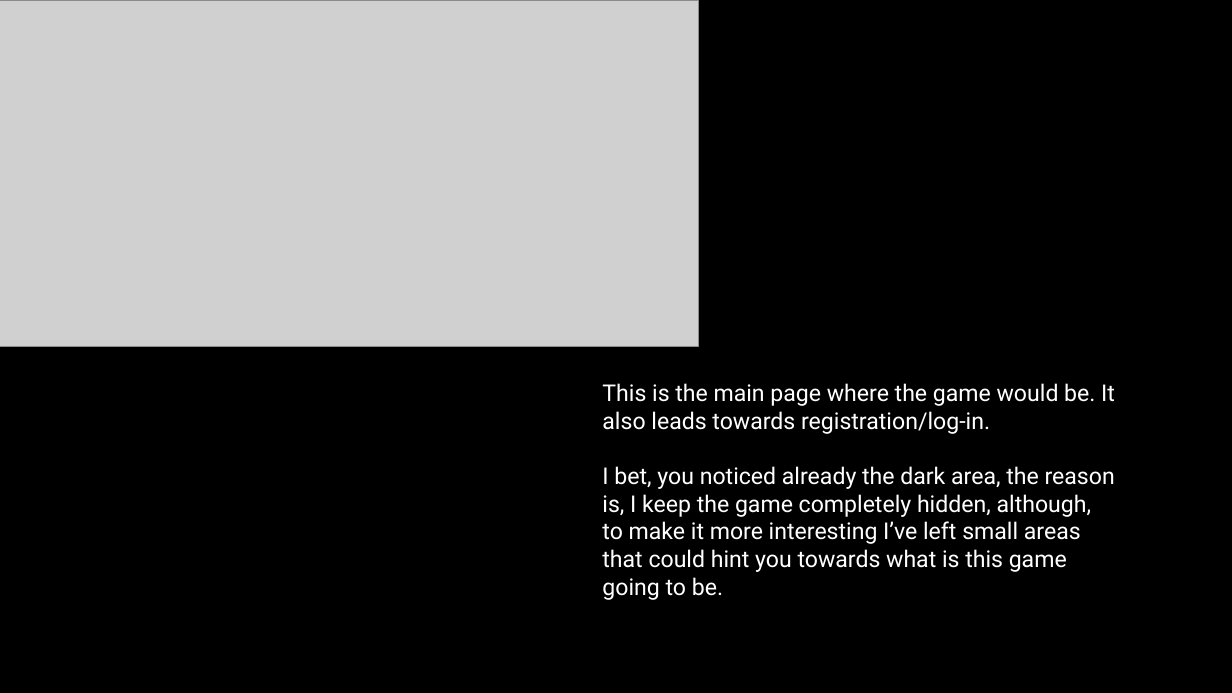
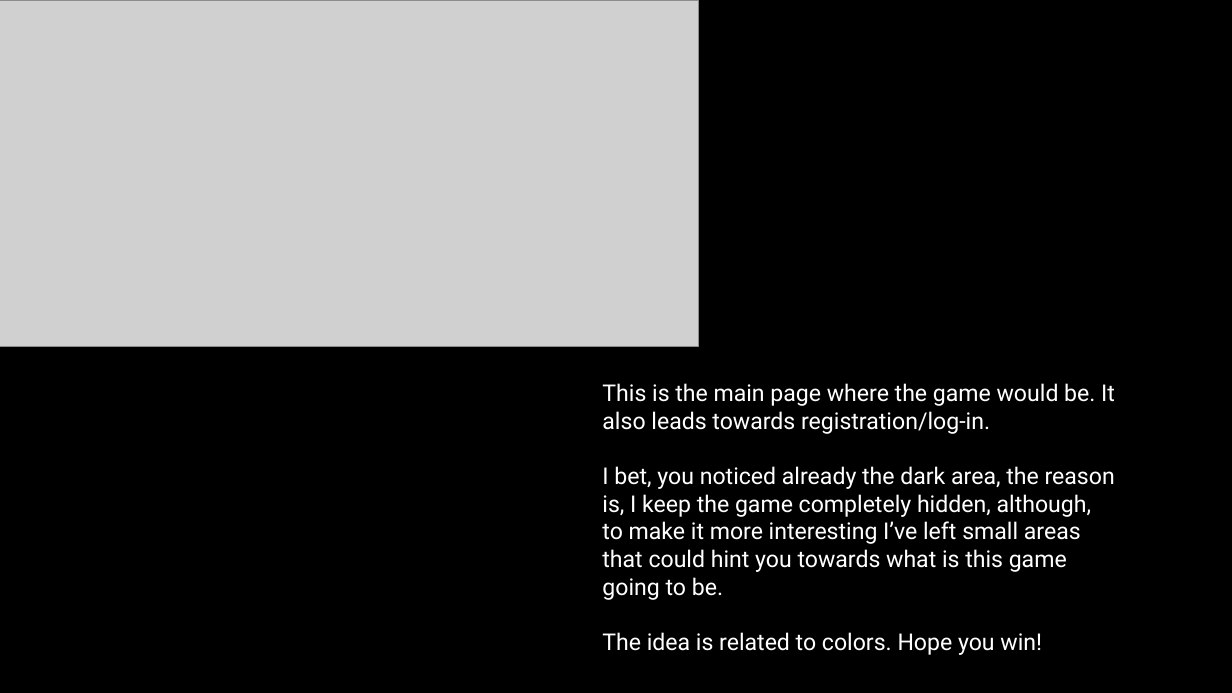
Before and after one commit to Gameskiller1/HTML-Projekti, a slide deck: slide 6 of Assets/ProjectPresentation.pptx. Drawn at 1232x693 pixels with LibreOffice and Linux fonts; fonts in the diff are those of the drawing; grey boxes stand for pictures. Boxes give left, top, right and bottom in pixels: in the first picture for what was removed or moved away, otherwise in the second. Text is boxed around its words. In the diff, an @@ line names an element or a change of style, - is before the commit and + after.

Commit message:
started js game code, base is almost done

```diff
--- a/Assets/ProjectPresentation.pptx
+++ b/Assets/ProjectPresentation.pptx
@@ text at bbox=[602, 383, 1115, 655]: text changed @@
-This is the main page where the game would be. It also leads towards registration/log-in.
-I bet, you noticed already the dark area, the reason is, I keep the game completely hidden, although, to make it more interesting I’ve left small areas that could hint you towards what is this game going to be.
+This is the main page where the game would be. It also leads towards registration/log-in.
+I bet, you noticed already the dark area, the reason is, I keep the game completely hidden, although, to make it more interesting I’ve left small areas that could hint you towards what is this game going to be.
+The idea is related to colors. Hope you win!
```
Also in this commit, not shown: 5 other files.
